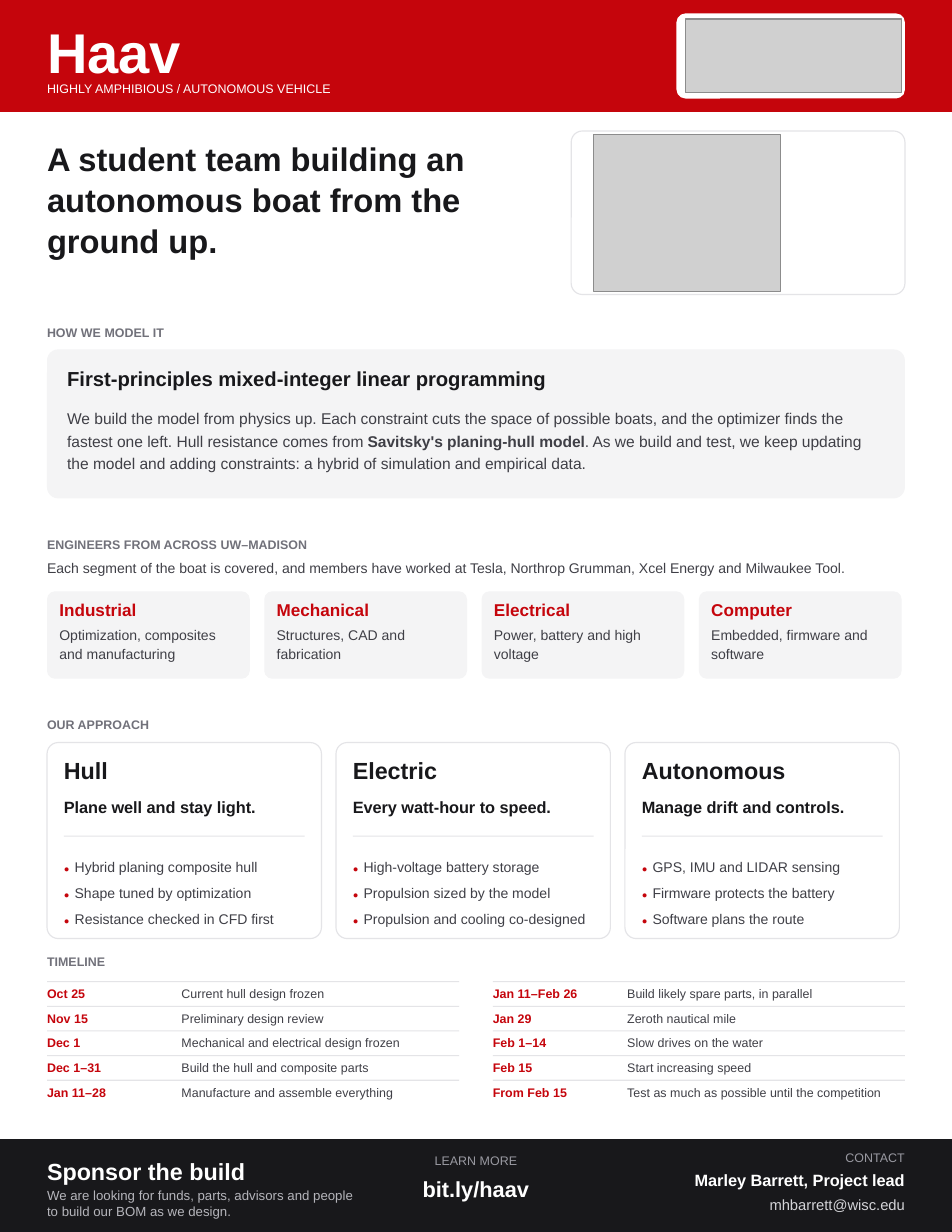
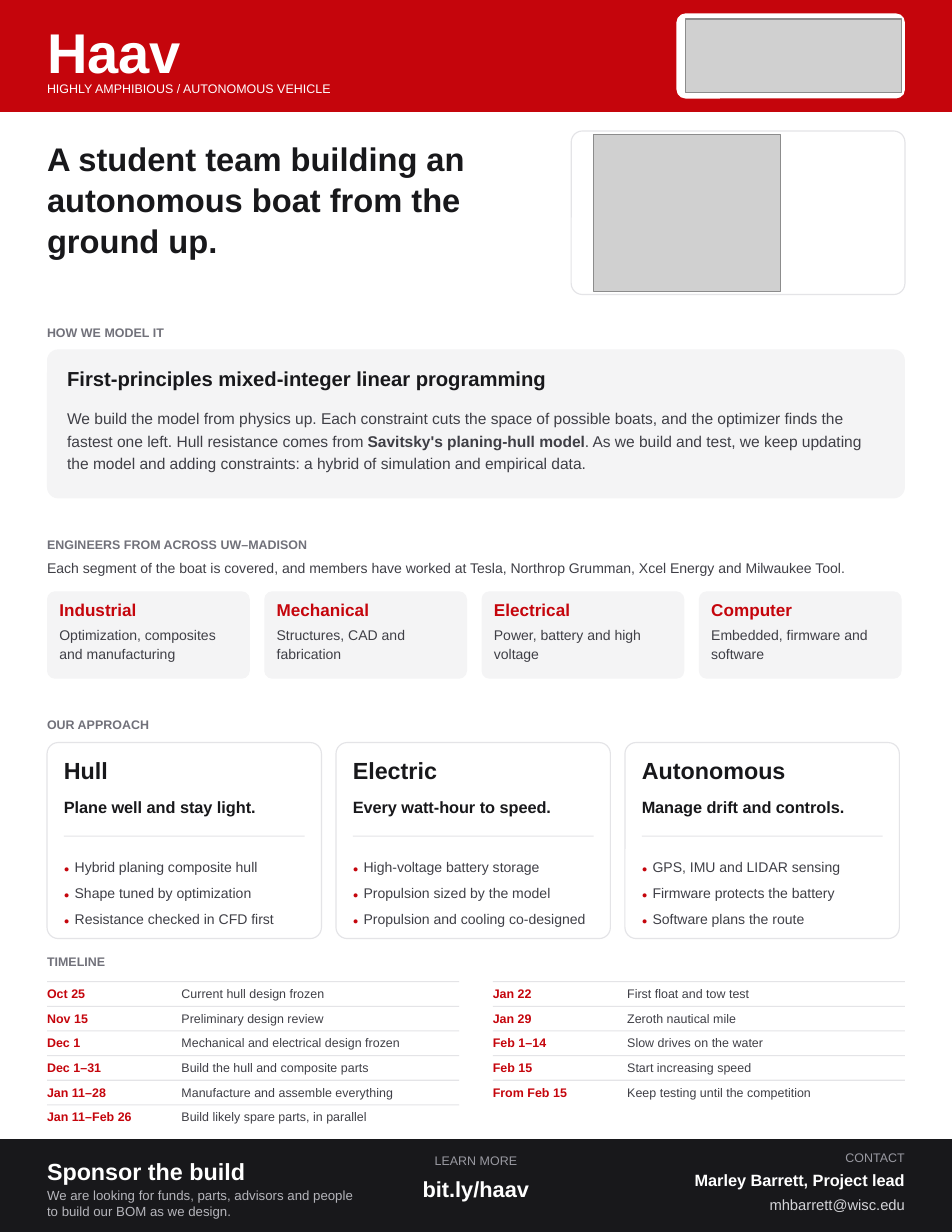
Before and after one commit to MarMar888/hav, a slide deck: slide 1 of dashboard/public/haav-handout.pptx. Drawn at 952x1232 pixels with LibreOffice and Linux fonts; fonts in the diff are those of the drawing; grey boxes stand for pictures. Boxes give left, top, right and bottom in pixels: in the first picture for what was removed or moved away, otherwise in the second. Text is boxed around its words. In the diff, an @@ line names an element or a change of style, - is before the commit and + after.

```diff
--- a/dashboard/public/haav-handout.pptx
+++ b/dashboard/public/haav-handout.pptx
@@ text added at (x1=493, y1=989, x2=532, y2=998), 8 pt, text #C5050C, bold @@
+Jan 22
@@ text added at (x1=627, y1=989, x2=749, y2=998), 8 pt, text #3F3F46 @@
+First float and tow test
@@ text "Jan 11–Feb 26" moved from (x1=493, y1=989, x2=578, y2=998) to (x1=47, y1=1112, x2=132, y2=1121) @@
@@ rectangle added at (x1=47, y1=1104, x2=459, y2=1105), fill #E4E4E7 @@
@@ text "Build likely spare parts, in ..." moved from (x1=627, y1=989, x2=812, y2=1001) to (x1=181, y1=1112, x2=366, y2=1124) @@
@@ text at (x1=627, y1=1088, x2=811, y2=1100): text changed @@
-Test as much as possible until the competition
+Keep testing until the competition
```
Also in this commit, not shown: 5 other files.
